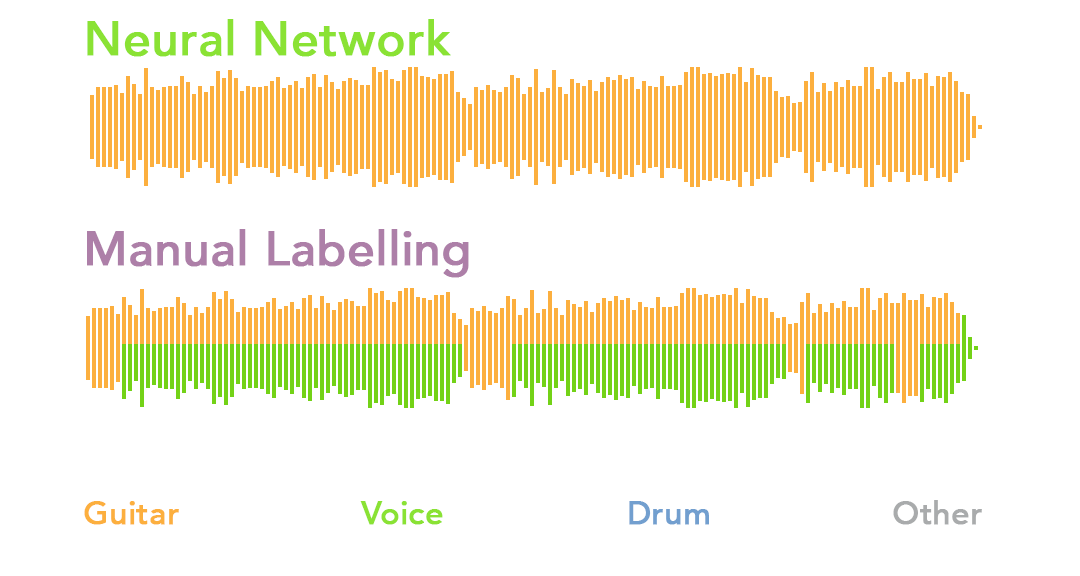
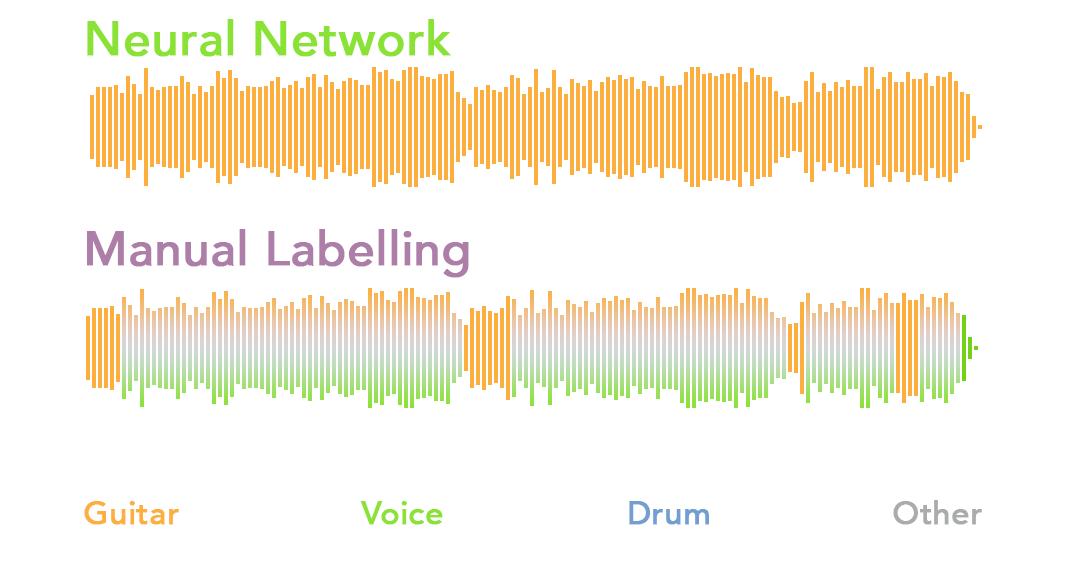
Two versions of the same layered image (1080 x 576). Layer-by-layer changes:
moved "NN Graph" above "MIR Graph" over [122, 288, 960, 408]
renamed "Layer 1" to "drumsolo", moved it above "whiteback" over [122, 293, 960, 403]
added layer "whiteback" in group "MIR Graph" over [122, 288, 960, 408]
added layer "Layer 5" in group "MIR Graph" over [122, 288, 960, 408]
hid "Layer 3" over [122, 344, 960, 408]
hid "Layer 2" over [122, 288, 960, 348]
